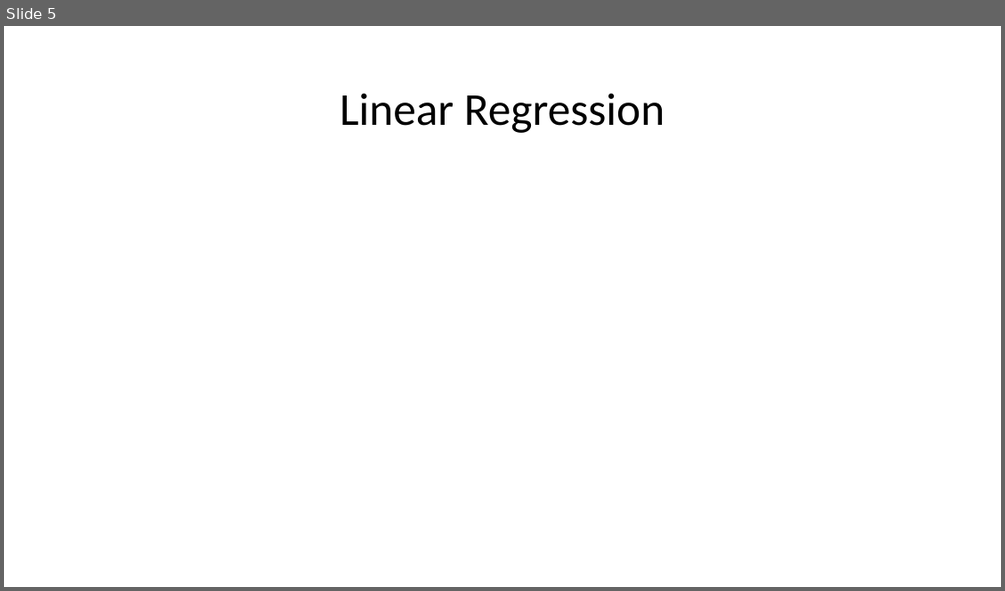
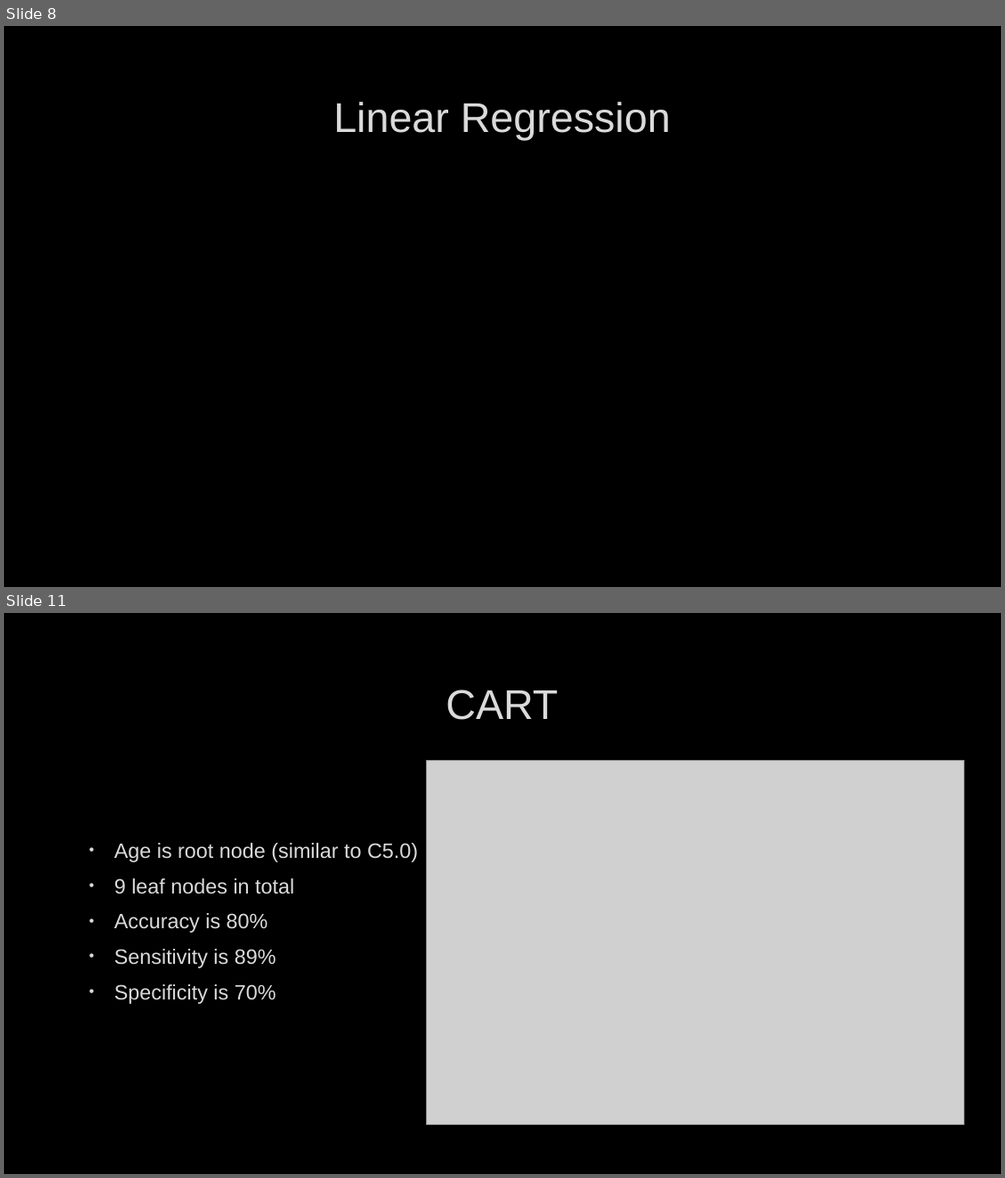
Before and after one commit to hunterblum/Data-Mining-G4, a slide deck: Stroke Dataset Presentation.pptx. Shown one above the other, each under a label of ours: slide 5 before the commit, slides 8 and 11 after it; the slides between them are not shown. The pictures are 1005x591 and 1005x1178 pixels, drawn with LibreOffice and Linux fonts; fonts in the diff are those of the drawing; grey boxes stand for pictures; background and template pictures are left out. Boxes give left, top, right and bottom in pixels: in the first picture for what was removed or moved away, otherwise in the second. Text is boxed around its words. In the diff, an @@ line names an element or a change of style, - is before the commit and + after.

```diff
--- a/Stroke Dataset Presentation.pptx
+++ b/Stroke Dataset Presentation.pptx
@@ slide 11 added at [4,613,1001,1174], background picture (left out) @@
@@ title added at [445,690,558,720], 40 pt, text #DADADA @@
+CART
@@ picture added at [427,761,965,1125] @@
@@ text added at [114,843,418,1004], 20 pt, text #DADADA @@
+• Age is root node (similar to C5.0)
+• 9 leaf nodes in total
+• Accuracy is 80%
+• Sensitivity is 89%
+• Specificity is 70%
@@ what was slide 5 is now slide 8 @@
@@ slide 8 changed as well @@
@@ background #FFFFFF to picture (left out) @@
@@ title "Linear Regression": place and size @@
-title "Linear Regression" at [340,93,664,133]
+title "Linear Regression" at [333,102,671,140]
@@ title "Linear Regression" at [333,102,671,140]: size 44 to 40 pt, font Calibri to Arial, text colour #000000 to #DADADA, letter outline none to #404040 0.75 pt; line spacing 0.9 to 1 @@
```
Also in this commit, not shown: 2 other slides changed, 16 other slides added, 12 slides removed.
